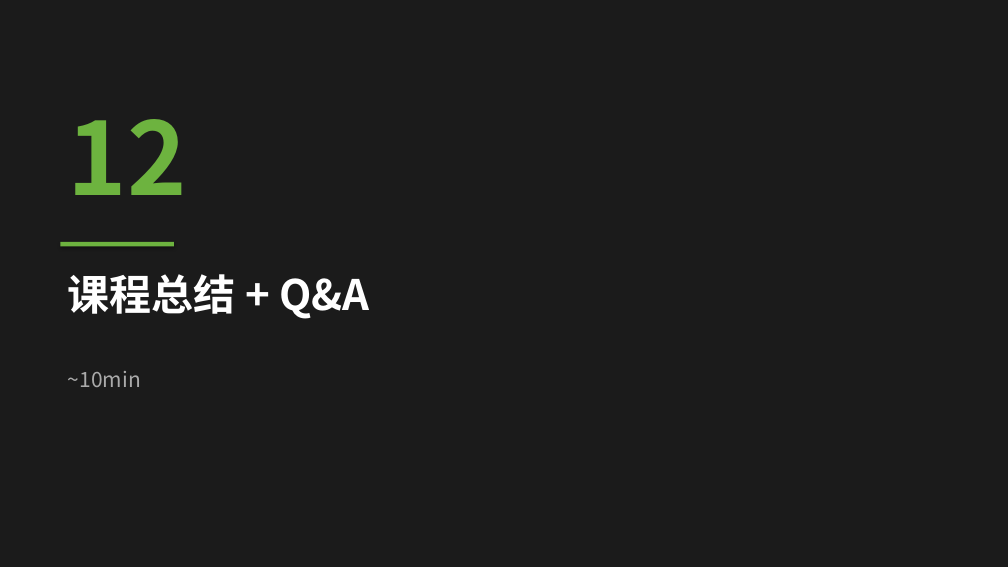
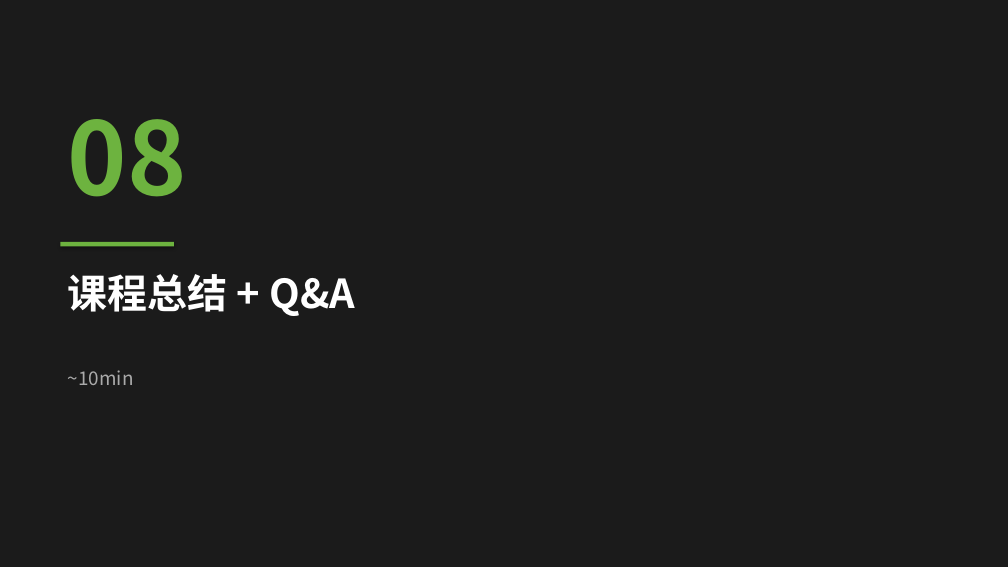
Before and after one commit to Akon1993/springboot-lesson, a slide deck: slide 33 of docs/slides.pptx (slide 41 before the commit). Drawn at 1008x567 pixels with LibreOffice and Linux fonts; fonts in the diff are those of the drawing. Boxes give left, top, right and bottom in pixels: in the first picture for what was removed or moved away, otherwise in the second. Text is boxed around its words. In the diff, an @@ line names an element or a change of style, - is before the commit and + after.

```diff
--- a/docs/slides.pptx
+++ b/docs/slides.pptx
@@ text at box(68, 119, 187, 197): text changed @@
-12
+08
@@ text "课程总结 + Q&A" at box(68, 274, 355, 316): size 40 to 38 pt @@
@@ text "~10min" at box(68, 370, 134, 385): size 20 to 18 pt @@
```
Also in this commit, not shown: 13 other slides changed, 21 slides added, 29 slides removed, 1 other file.
